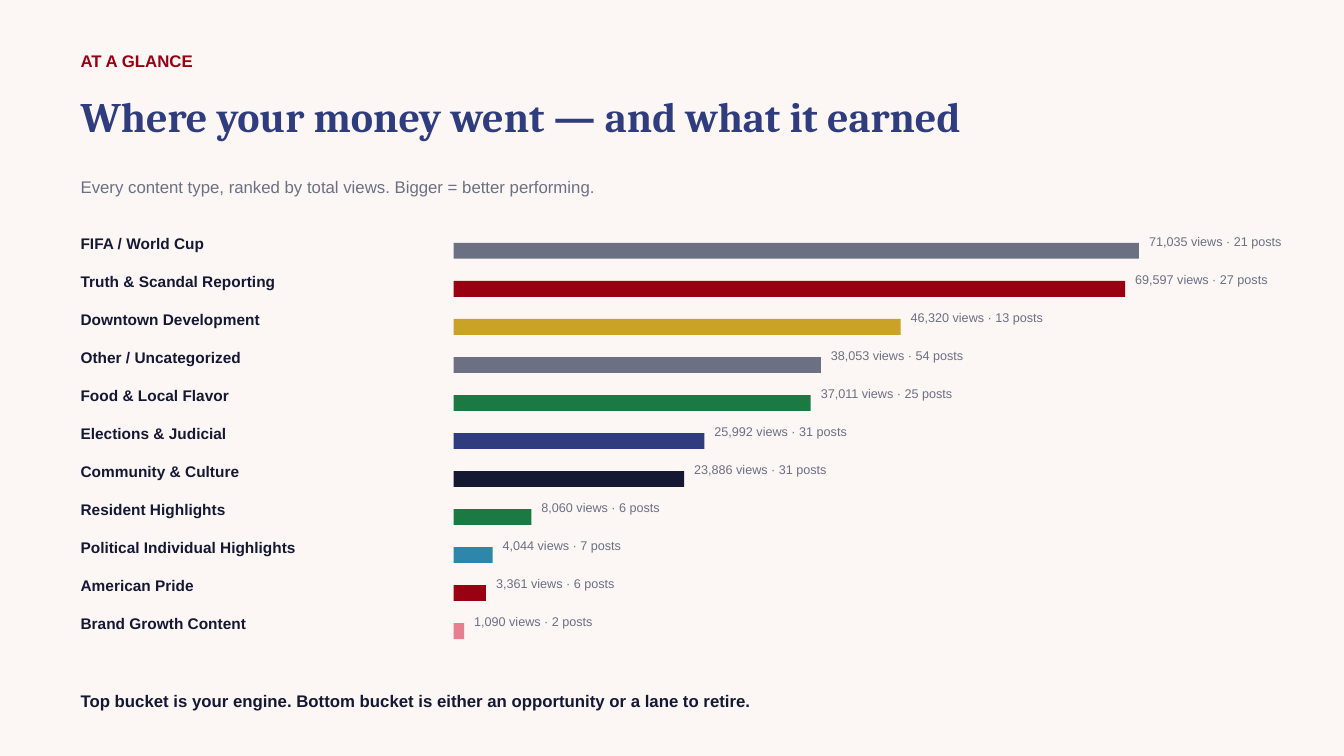
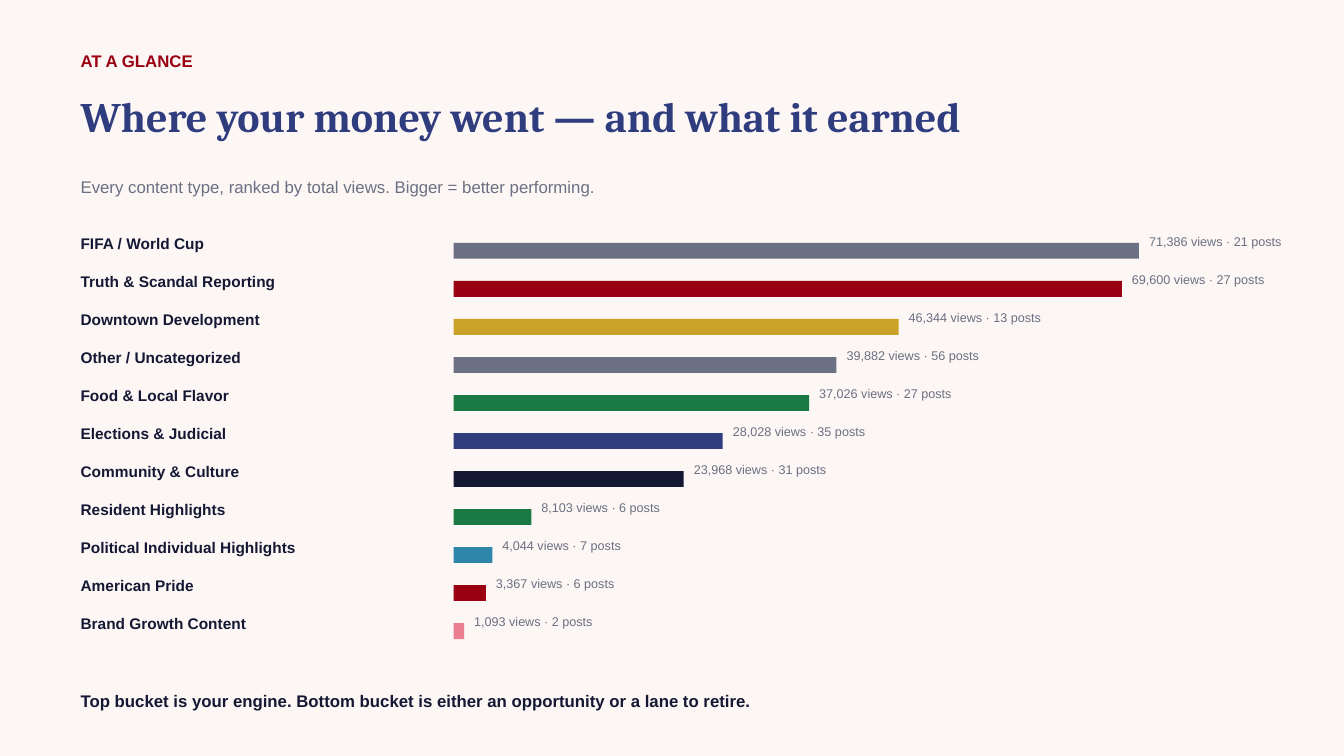
Before and after one commit to zvmmer/talking-downey-kpis, a slide deck: slide 2 of SPONSOR_CONTENT_REPORT.pptx. Drawn at 1344x756 pixels with LibreOffice and Linux fonts; fonts in the diff are those of the drawing. Boxes give left, top, right and bottom in pixels: in the first picture for what was removed or moved away, otherwise in the second. Text is boxed around its words. In the diff, an @@ line names an element or a change of style, - is before the commit and + after.

```diff
--- a/SPONSOR_CONTENT_REPORT.pptx
+++ b/SPONSOR_CONTENT_REPORT.pptx
@@ text at (1149, 237, 1281, 249): text changed @@
-71,035 views · 21 posts
+71,386 views · 21 posts
@@ text at (1132, 275, 1264, 287): text changed @@
-69,597 views · 27 posts
+69,600 views · 27 posts
@@ text at (909, 313, 1041, 325): text changed @@
-46,320 views · 13 posts
+46,344 views · 13 posts
@@ rectangle: place and size @@
-rectangle at (454, 357, 821, 373)
+rectangle at (454, 357, 837, 373)
@@ text at (847, 351, 979, 363): text changed @@
-38,053 views · 54 posts
+39,882 views · 56 posts
@@ text at (819, 389, 951, 401): text changed @@
-37,011 views · 25 posts
+37,026 views · 27 posts
@@ rectangle: place and size @@
-rectangle at (454, 434, 705, 450)
+rectangle at (454, 434, 723, 450)
@@ text at (733, 427, 865, 439): text changed @@
-25,992 views · 31 posts
+28,028 views · 35 posts
@@ text at (694, 465, 826, 477): text changed @@
-23,886 views · 31 posts
+23,968 views · 31 posts
@@ text at (541, 503, 660, 515): text changed @@
-8,060 views · 6 posts
+8,103 views · 6 posts
@@ text at (496, 579, 614, 591): text changed @@
-3,361 views · 6 posts
+3,367 views · 6 posts
@@ text at (474, 617, 592, 629): text changed @@
-1,090 views · 2 posts
+1,093 views · 2 posts
```
Also in this commit, not shown: 12 other slides changed, 5 other files.
